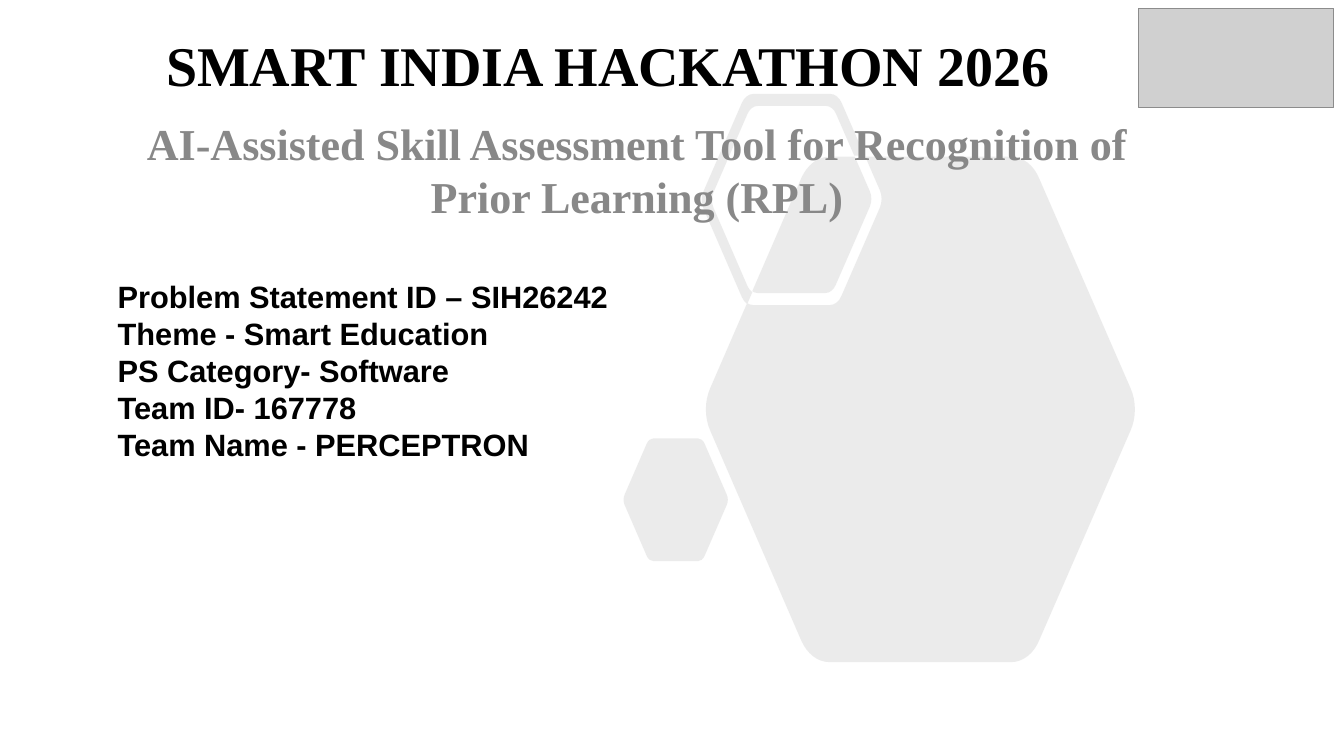
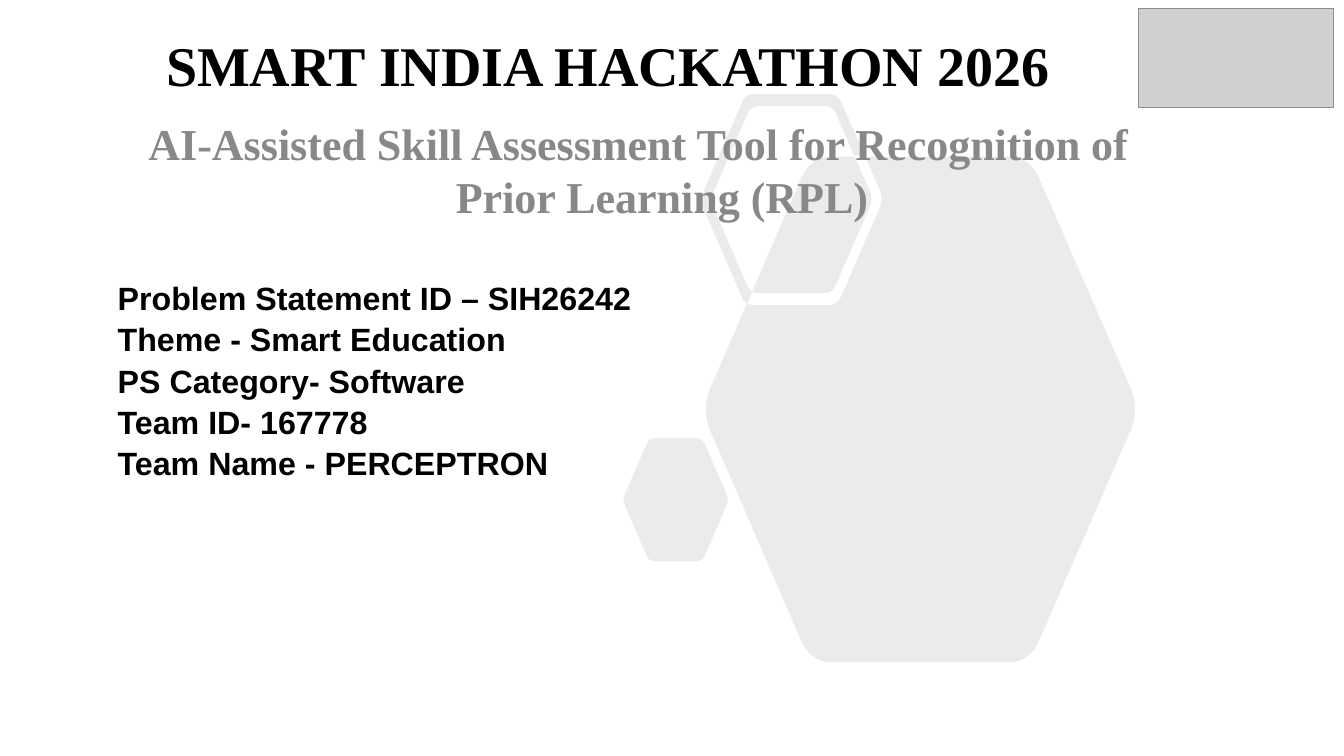
Before and after one commit to SabarishR08/SIH26242-AI-Skill-Assessment-RPL, a slide deck: slide 1 of SIH26242-PERCEPTRON-RPL-AI.pptx. Drawn at 1344x756 pixels with LibreOffice and Linux fonts; fonts in the diff are those of the drawing; grey boxes stand for pictures. Boxes give left, top, right and bottom in pixels: in the first picture for what was removed or moved away, otherwise in the second. Text is boxed around its words. In the diff, an @@ line names an element or a change of style, - is before the commit and + after.

Commit message:
feat(deck): complete overhaul with high-res diagram assets and SIH master template formatting

```diff
--- a/SIH26242-PERCEPTRON-RPL-AI.pptx
+++ b/SIH26242-PERCEPTRON-RPL-AI.pptx
@@ subtitle "AI-Assisted Skill Assessment Tool for ..." at [148, 129, 1128, 222]: indent changed @@
@@ text "Problem Statement ID – SIH26242" at [118, 286, 631, 476]: size 22 to 23 pt; more space between paragraphs @@
```
Also in this commit, not shown: 5 other slides changed, 4 other files.
